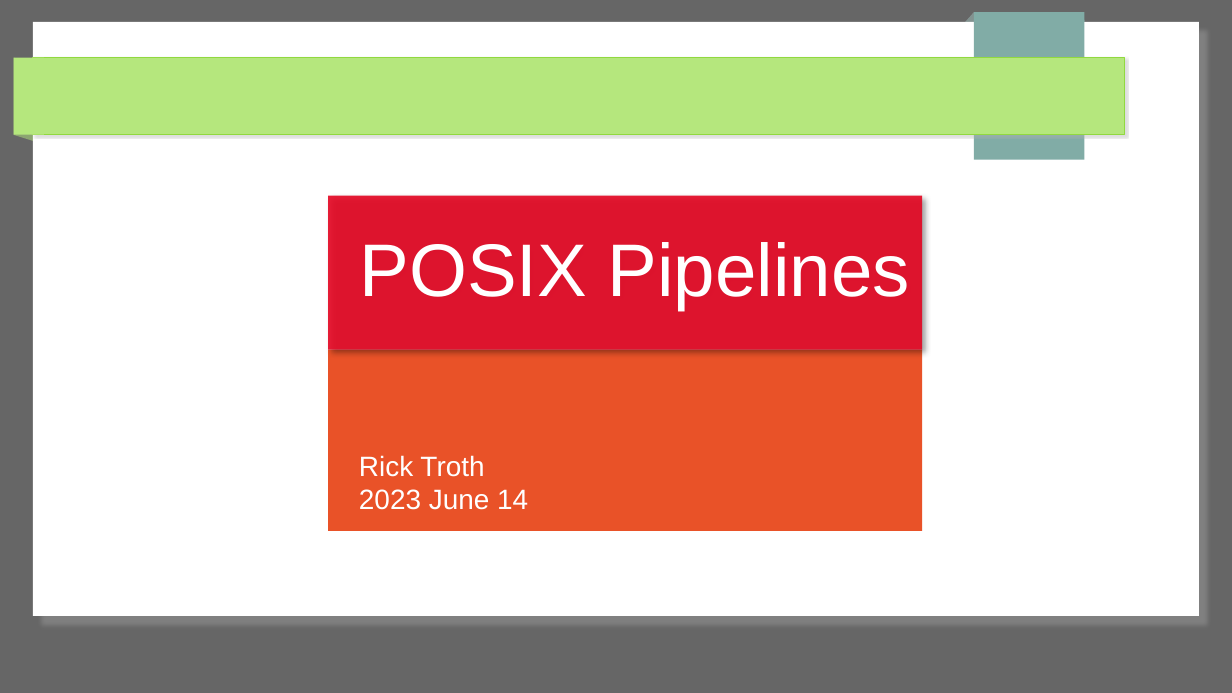
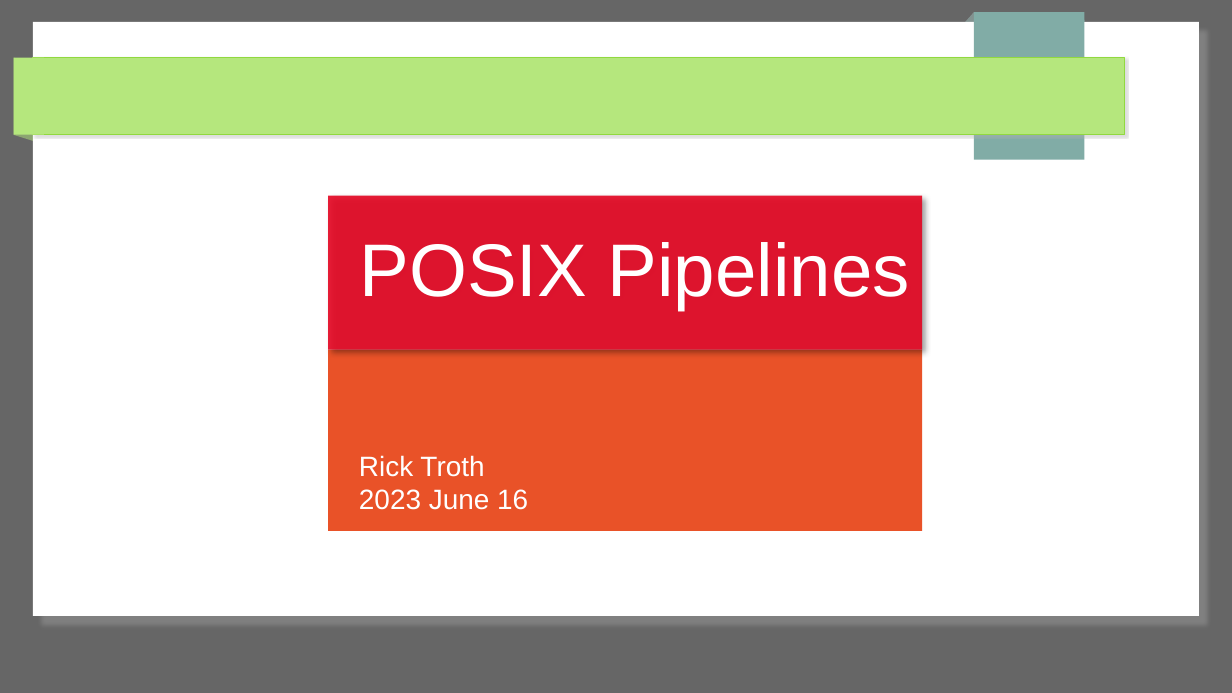
Before and after one commit to trothr/ductwork, a slide deck: slide 1 of doc/duckwork.pptx. Drawn at 1232x693 pixels with LibreOffice and Linux fonts; fonts in the diff are those of the drawing. Boxes give left, top, right and bottom in pixels: in the first picture for what was removed or moved away, otherwise in the second. Text is boxed around its words. In the diff, an @@ line names an element or a change of style, - is before the commit and + after.

```diff
--- a/doc/duckwork.pptx
+++ b/doc/duckwork.pptx
@@ text in rectangle at (359,489,528,510): text changed @@
-2023 June 14
+2023 June 16
```
Also in this commit, not shown: 4 other slides changed.
